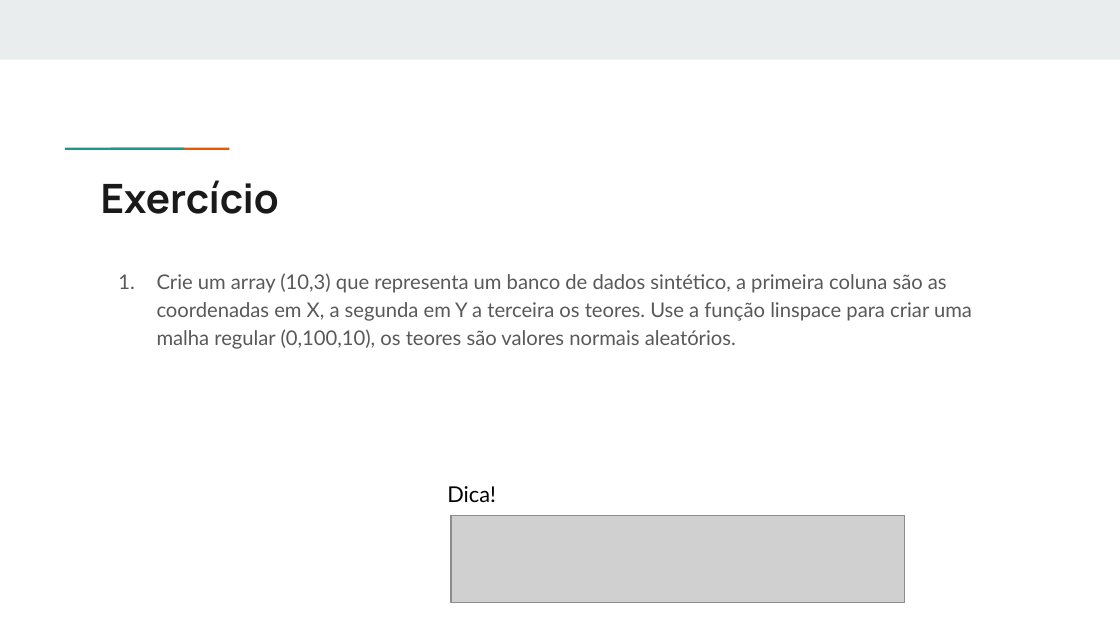
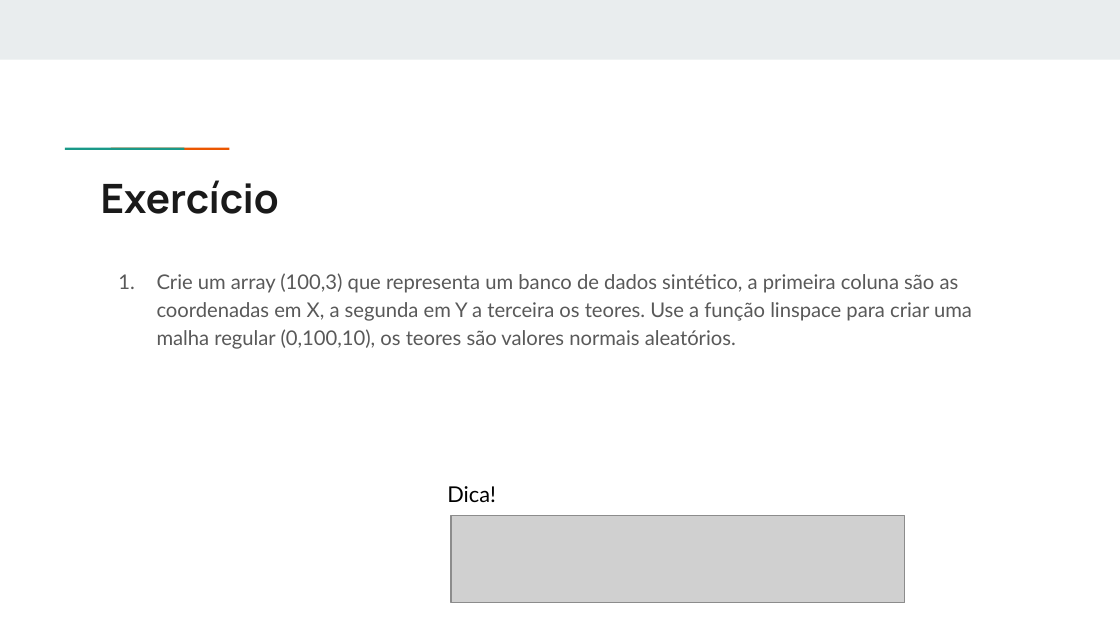
Before and after one commit to robertorolo/curso_python_aplicado_a_geoestatistica, a slide deck: slide 31 of Slides/04 - Numpy.pptx. Drawn at 1120x630 pixels with LibreOffice and Linux fonts; fonts in the diff are those of the drawing; grey boxes stand for pictures. Boxes give left, top, right and bottom in pixels: in the first picture for what was removed or moved away, otherwise in the second. Text is boxed around its words. In the diff, an @@ line names an element or a change of style, - is before the commit and + after.

```diff
--- a/Slides/04 - Numpy.pptx
+++ b/Slides/04 - Numpy.pptx
@@ text at (157, 273, 972, 349): text changed @@
-1. Crie um array (10,3) que representa um banco de dados sintético, a primeira coluna são as coordenadas em X, a segunda em Y a terceira os teores. Use a função linspace para criar uma malha regular (0,100,10), os teores são valores normais aleatórios.
+1. Crie um array (100,3) que representa um banco de dados sintético, a primeira coluna são as coordenadas em X, a segunda em Y a terceira os teores. Use a função linspace para criar uma malha regular (0,100,10), os teores são valores normais aleatórios.
```
Also in this commit, not shown: 1 other file.
